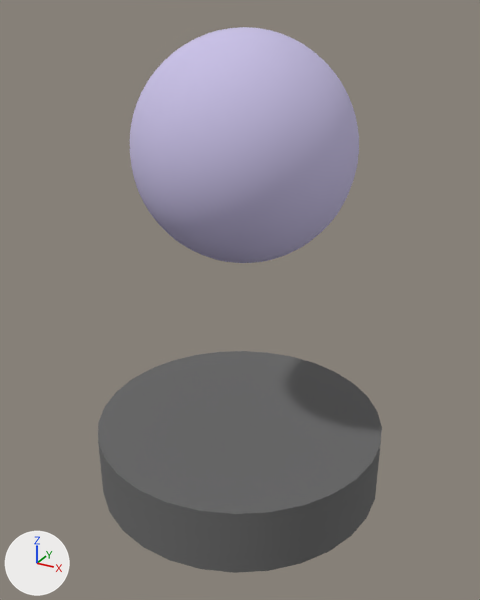
Two versions of the glTF model src/assets/models/portals/sphViolet.glb, one commit apart.
Both versions are drawn from a camera (50 mm lens) standing at (16.7, -30.9, 27.2) and looking at (0.0, -0.6, 12.0). The lights are fixed; the arrows at lower left show +X, +Y and +Z. Where no turn or scale is listed for an object, it has been applied to the vertices. Vertices at the same position are counted once.

In view in the first picture: '015_Sphere_2', '016_Cylinder_-_baked_7'.
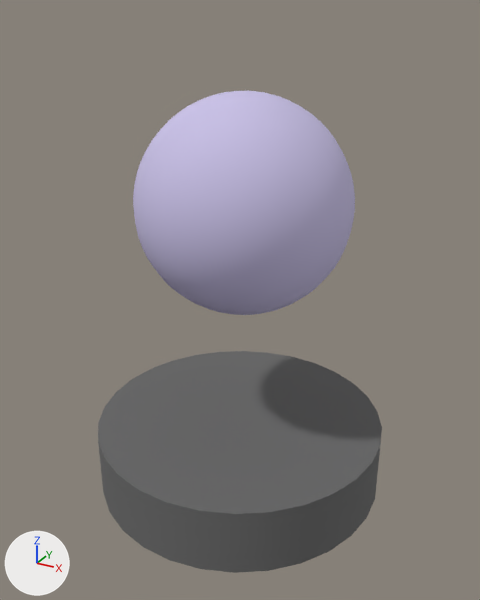
Where the change shows, as pixel boxes [x1, y1, x2, y2] in the pictures (480 x 600 px):
'015_Sphere_2', mesh moved: before [130, 27, 359, 263]; after [133, 91, 355, 315]

The change in detail:
me_015_sphere_2 has 872 vertices, 1740 faces and spans x -6.02..5.84, y -5.91..5.95, z 14.42..26.29.
me_015_sphere_2 is used by ob_015_sphere_2; location (0.0, 0.0, 0.0).
me_015_sphere_2 part 1: the whole mesh is moved by (0.0, 0.0, -3.0).
